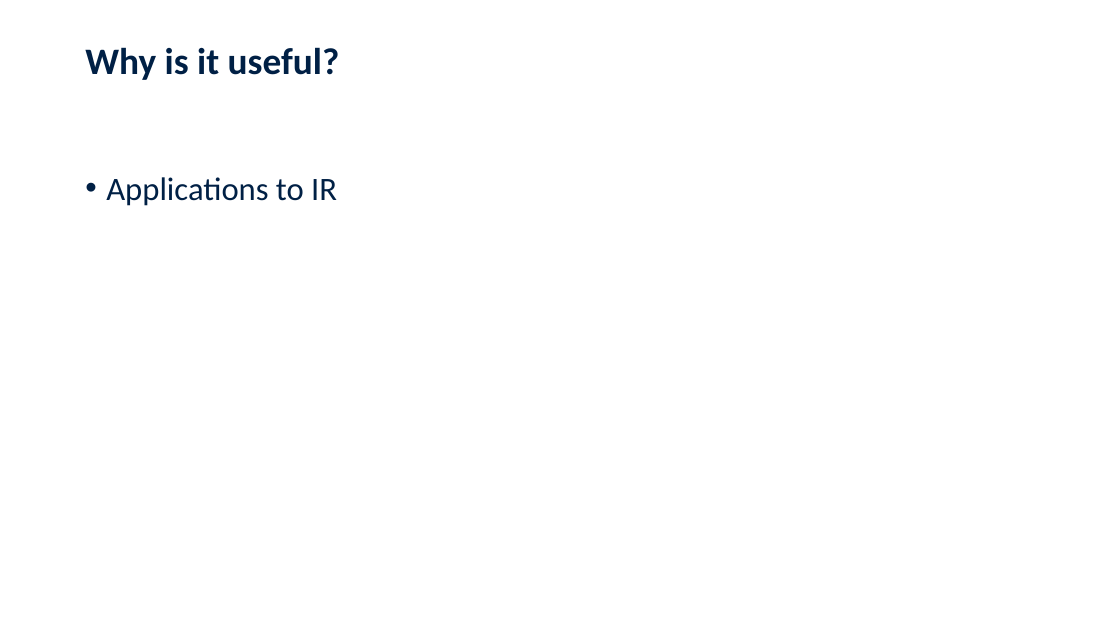
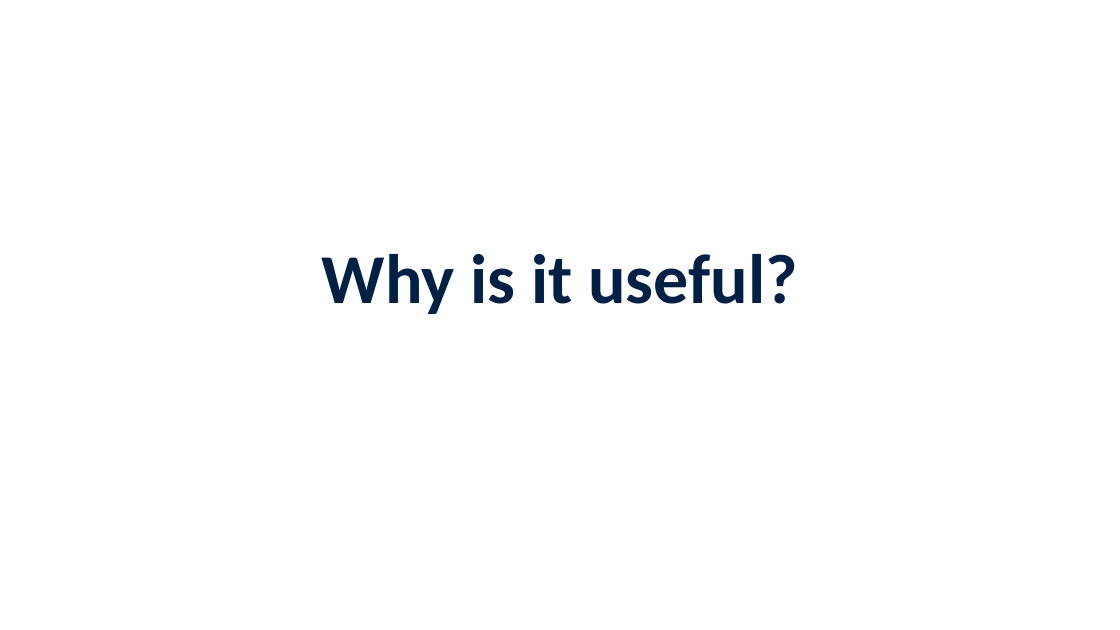
Before and after one commit to jennschilling/sentiment-analysis-in-R, a slide deck: slide 7 of slides/Sentiment Analysis in R.pptx (slide 6 before the commit). Drawn at 1120x630 pixels with LibreOffice and Linux fonts; fonts in the diff are those of the drawing; background and template pictures are left out. Boxes give left, top, right and bottom in pixels: in the first picture for what was removed or moved away, otherwise in the second. Text is boxed around its words. In the diff, an @@ line names an element or a change of style, - is before the commit and + after.

```diff
--- a/slides/Sentiment Analysis in R.pptx
+++ b/slides/Sentiment Analysis in R.pptx
@@ title "Why is it useful?": place and size @@
-title "Why is it useful?" at <box>85,47,340,80</box>
+title "Why is it useful?" at <box>322,254,797,314</box>
@@ title "Why is it useful?" at <box>322,254,797,314</box>: size 32 to 60 pt; alignment left to centre; vertical alignment top to bottom @@
@@ text removed at <box>106,177,337,206</box> @@
-• Applications to IR
```
Also in this commit, not shown: 2 other slides changed, 2 slides added, 1 slide removed, 2 other files.
